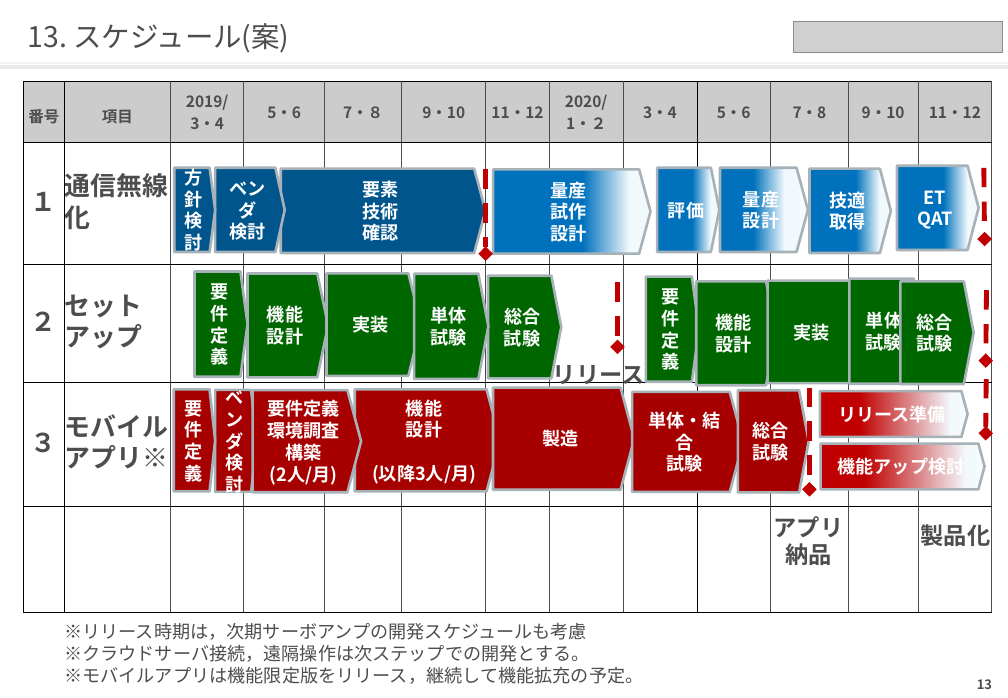
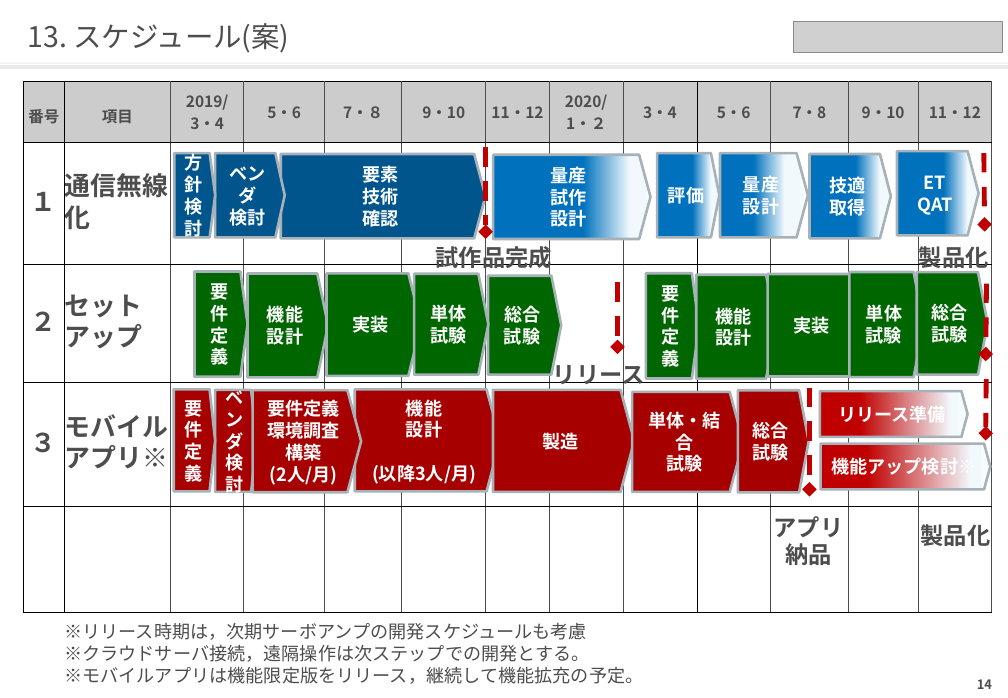
Before and after one commit to qzq03657/hellow-world, a slide deck: slide 15 of 次期サーボシステム_ユーザビリティ向上_藤沢案.pptx (slide 14 before the commit). Drawn at 1008x698 pixels with LibreOffice and Linux fonts; fonts in the diff are those of the drawing; grey boxes stand for pictures. Boxes give left, top, right and bottom in pixels: in the first picture for what was removed or moved away, otherwise in the second. Text is boxed around its words. In the diff, an @@ line names an element or a change of style, - is before the commit and + after.

```diff
--- a/次期サーボシステム_ユーザビリティ向上_藤沢案.pptx
+++ b/次期サーボシステム_ユーザビリティ向上_藤沢案.pptx
@@ arrow moved from (486, 169) - (486, 254) to (486, 147) - (486, 232) @@
@@ 8 pentagon arrows, 1 arrow: place and size @@
-8 pentagon arrows, 1 arrow at <box>174,166,985,254</box>
+8 pentagon arrows, 1 arrow at <box>174,151,985,239</box>
@@ rounded rectangle added at <box>894,234,988,270</box>, 18 pt, text #4D4D4D, bold @@
+製品化
@@ rounded rectangle added at <box>432,243,555,271</box>, 18 pt, text #4D4D4D, bold @@
+試作品完成
@@ pentagon arrow "単体試験": place and size @@
-pentagon arrow "単体試験" at <box>414,274,489,379</box>
+pentagon arrow "単体試験" at <box>414,274,489,374</box>
@@ pentagon arrow "総合試験": place and size @@
-pentagon arrow "総合試験" at <box>488,276,561,378</box>
+pentagon arrow "総合試験" at <box>488,276,561,374</box>
@@ pentagon arrow "総合試験": place and size @@
-pentagon arrow "総合試験" at <box>901,281,974,383</box>
+pentagon arrow "総合試験" at <box>917,272,988,374</box>
@@ 3 pentagon arrows, 1 arrow: place and size @@
-3 pentagon arrows, 1 arrow at <box>696,278,987,385</box>
+3 pentagon arrows, 1 arrow at <box>696,272,987,379</box>
@@ pentagon arrow "機能アップ検討※": place and size @@
-pentagon arrow "機能アップ検討※" at <box>821,444,985,490</box>
+pentagon arrow "機能アップ検討※" at <box>821,444,990,490</box>
@@ text in pentagon arrow at <box>831,455,976,479</box>: text changed @@
-機能アップ検討
+機能アップ検討※
@@ page number at <box>977,679,992,689</box>: text changed @@
-13
+14
```
Also in this commit, not shown: 9 other slides changed, 1 slide added.
